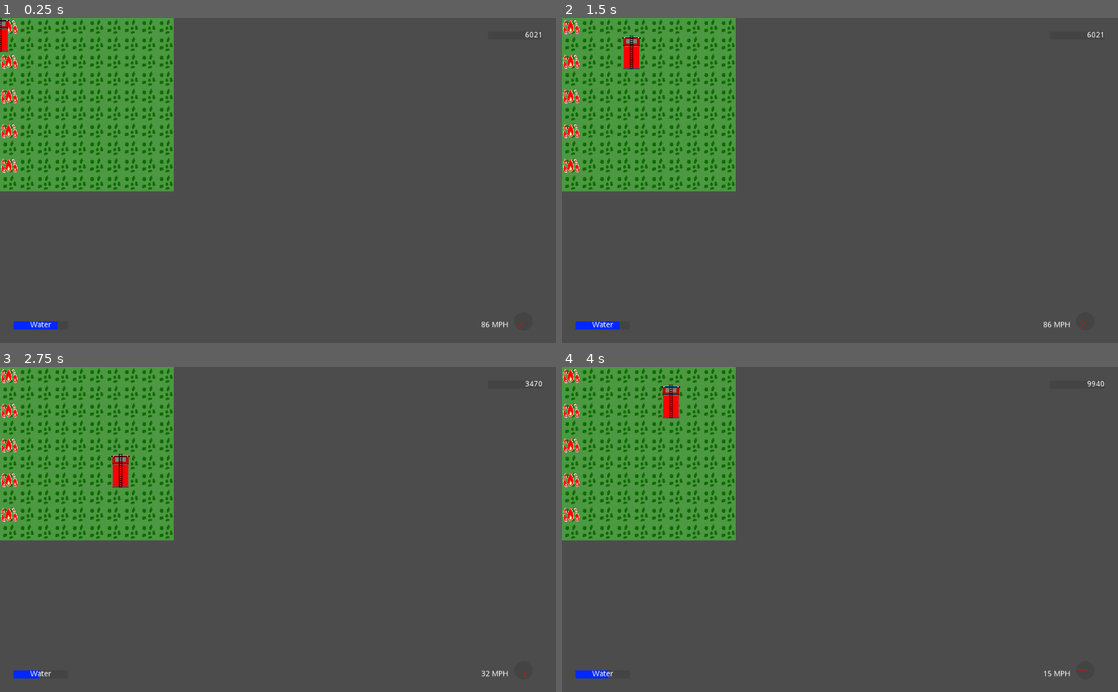
Above: before the commit, frames 1-4 (two rows, left to right).
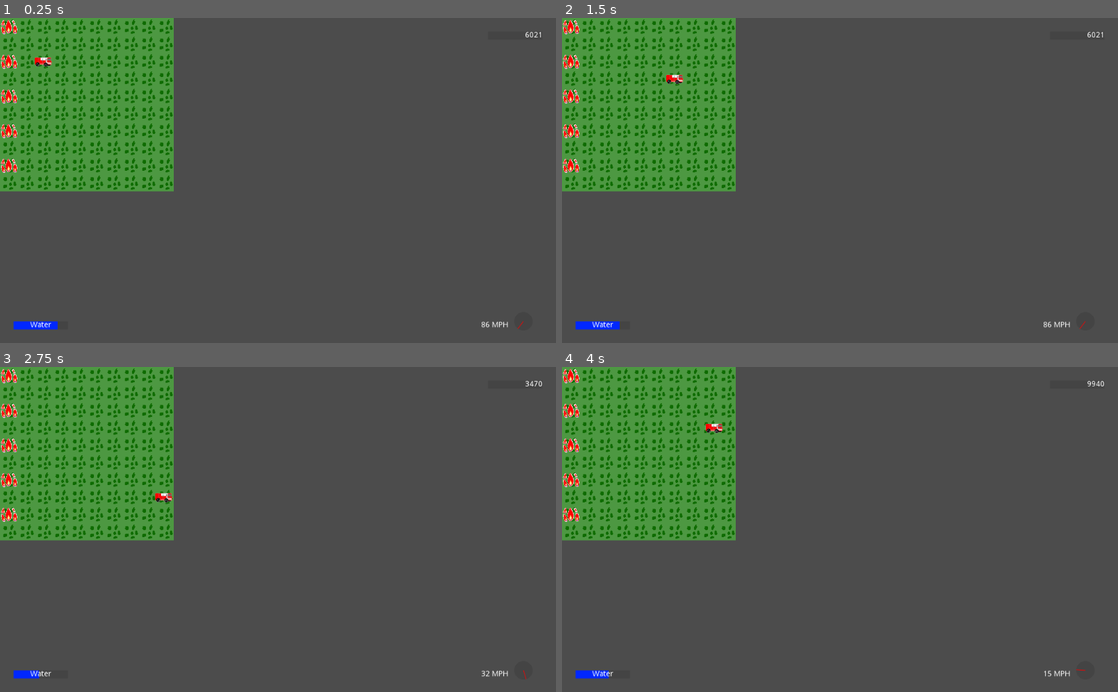
Above: after the commit, the same moments.

Repository: ConsoleCowboysInCyberspace/inferno
Game: Godot game, scene res://main_level.tscn
Two runs of this game, one before a commit and one after it. Both use one fixed random seed, a clock stepped at 60 frames per second and the inputs below.
Inputs:
- Up to frame 1 (0.25 s): no input
- Up to frame 2 (1.5 s): tap Enter at 0.5 s; hold D (truck_right) 0.53-1.28 s; hold S (truck_down) from 1.28 s (still down)
- Up to frame 3 (2.75 s): release S (truck_down) at 2.03 s; hold D (truck_right) from 2.03 s (still down)
- Up to frame 4 (4 s): release D (truck_right) at 2.78 s; hold W (truck_up) 2.78-3.53 s; hold A (truck_left) from 3.53 s (still down)

The runs differ from the first frame. In frame 1, 0.2% of the frame differs, in the area x 0-10%, y 0-16%; in frame 2, 0.4%, in the area x 10-22%, y 5-21%; in frame 3, 0.4%; in frame 4, 0.4%.

Commit message:
changed truck sprite and size, changed gridToWorld func to point to the center of a square

Diff:
--- a/Scenes/Fire Truck.tscn
+++ b/Scenes/Fire Truck.tscn
@@ -1,11 +1,12 @@
 [gd_scene load_steps=3 format=2]
 
 [ext_resource path="res://scripts/TruckScript.gd" type="Script" id=1]
-[ext_resource path="res://assets/truckUp.png" type="Texture" id=2]
+[ext_resource path="res://assets/truck.png" type="Texture" id=2]
 
 [node name="Fire Truck" type="Node2D"]
 position = Vector2( 300, 191.941 )
 script = ExtResource( 1 )
 
 [node name="Sprite" type="Sprite" parent="."]
+position = Vector2( -0.943878, 0 )
 texture = ExtResource( 2 )
--- a/main_level.tscn
+++ b/main_level.tscn
@@ -40,4 +40,5 @@
 tile_data = PoolIntArray( 0, 0, 0, 131072, 0, 0, 262144, 0, 0, 393216, 0, 0, 524288, 0, 0 )
 
 [node name="Fire Truck" parent="." instance=ExtResource( 3 )]
-position = Vector2( 28.1633, 48.4717 )
+position = Vector2( 81.8519, 79.6196 )
+scale = Vector2( 0.5, 0.5 )
--- a/scripts/main_level.gd
+++ b/scripts/main_level.gd
@@ -1,5 +1,6 @@
 extends Node2D
 
+var cellSize = 32
 export var size: Vector2 = Vector2(50, 50) #The size of the game grid
 var tiles: Array = [] # 2d array, [y][x]
 onready var worldMap: TileMap = get_node("worldMap") #TileMap node which we are using to render
@@ -19,8 +20,10 @@
 	return worldMap.get_cellv(tilePos) != -1
 
 func tileToWorld(tilePos):
-	return worldMap.map_to_world(tilePos)
-
+	var retCoord = worldMap.map_to_world(tilePos)
+	retCoord.x +=cellSize/2
+	retCoord.y +=cellSize/2
+	return retCoord
 func worldToTile(worldPos):
 	return worldMap.world_to_map(worldPos)
 
Binary file added: assets/truck.png
Not shown, added: assets/truck.png.import
